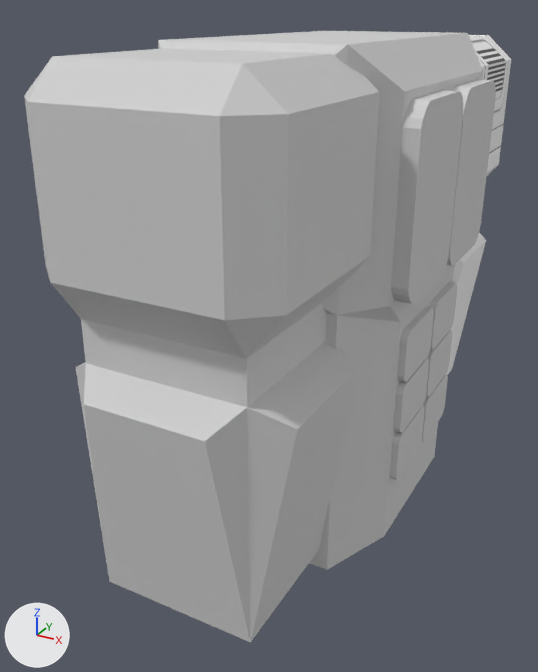
A saved change to the OBJ model models/item/armor/multi_left_arm.obj.
Camera for both pictures: a 50 mm lens placed at (0.556, -1.256, 0.053), pointed at (-0.081, -0.098, -0.525). The lights are fixed; the arrows at lower left show +X, +Y and +Z. Where no turn or scale is listed for an object, it has been applied to the vertices.

Names of what the first picture shows: 'chest_Cube', 'left_arm_Cube.003', 'right_arm_Cube.000'.
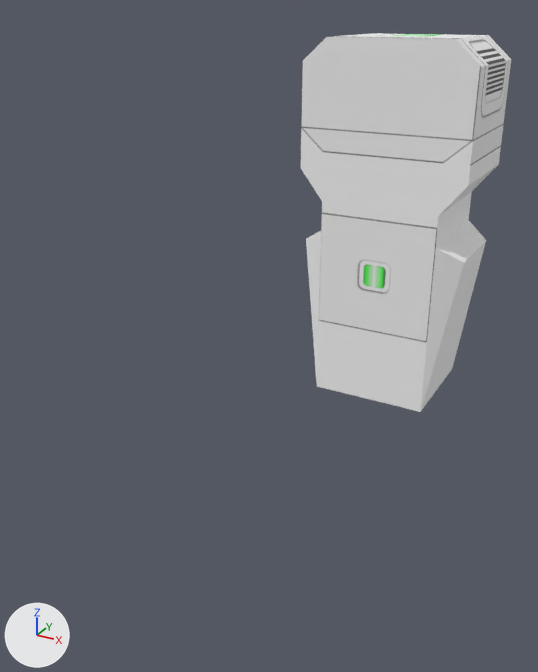
The change, as a diff of the scene's bpy script:
```diff
--- a/models/item/armor/multi_left_arm.obj.py
+++ b/models/item/armor/multi_left_arm.obj.py
@@ ob_chest_cube @@
-ob_chest_cube = bpy.data.objects.new('chest_Cube', me_chest_cube)
-ob_chest_cube.location = (0.0, 0.0, 0.0)
@@ ob_right_arm_cube_000 @@
-ob_right_arm_cube_000 = bpy.data.objects.new('right_arm_Cube.000', me_right_arm_cube_000)
-ob_right_arm_cube_000.location = (0.0, 0.0, 0.0)
```

Pixel boxes [x1, y1, x2, y2] of what changed, in the pictures (538 x 672 px):
'right_arm_Cube.000', deleted
    before: [24, 48, 379, 642]
'chest_Cube', deleted
    before: [158, 31, 496, 570]
'left_arm_Cube.003', unchanged, uncovered by the edit
    before: [446, 35, 512, 375]
    after: [301, 33, 512, 412]
